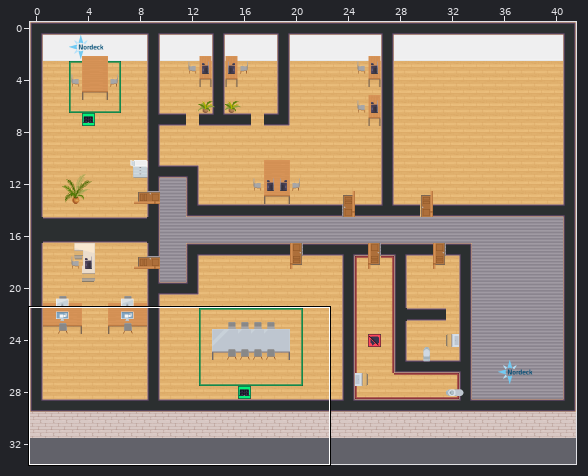
Two versions of a level (Tiled map (JSON), map.tmj). The first picture is a wide view before the edit; the outline marks the close-up.
Close-up. Old version:
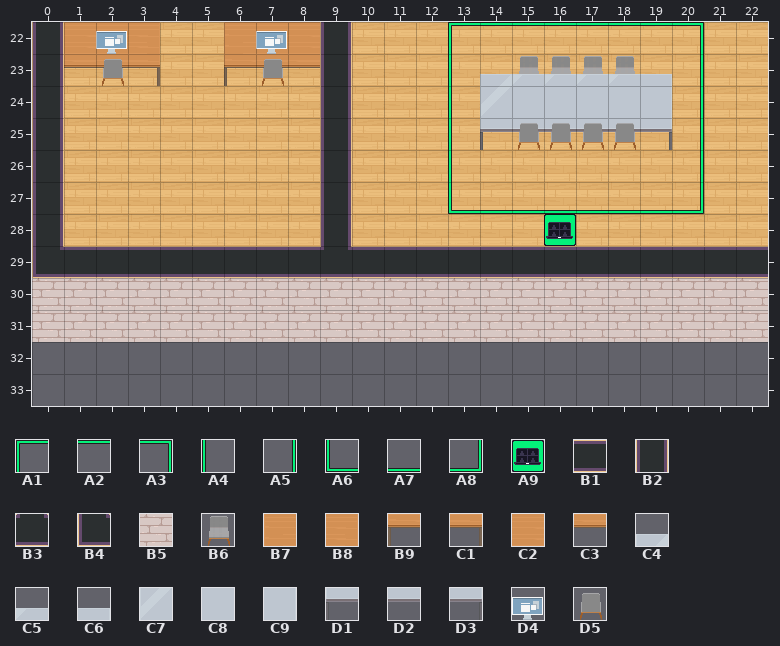
Cells are 32x32 px. Shown: x 0..22, y 22..33. The commit also changed other parts of the map, which this record leaves out. The old version is drawn lined up with the new one.
Key: from "Chunk 1": A1 4, A2 5, A3 6, A4 7, A5 8, A6 9, A7 10, A8 11, A9 12, B1 23, B2 26, B3 30, B4 32, B5 38, B6 40, B7 44, B8 45, B9 49, C1 50, C2 69, C3 70, C4 71, C5 72, C6 73, C7 74, C8 75, C9 76, D1 78, D2 79, D3 80, D4 100, D5 101.
__ is an empty cell.
Layers that did not change in this view are not listed.
Layer "floor/floor2" before, first column x 0:
22 __ __ __ __ __ __ __ __ __ __ __ __ __ A1 A2 A2 A2 A2 A2 A2 A3 __ __
23 __ __ __ __ __ __ __ __ __ __ __ __ __ A4 __ __ __ __ __ __ A5 __ __
24 __ __ __ __ __ __ __ __ __ __ __ __ __ A4 __ __ __ __ __ __ A5 __ __
25 __ __ __ __ __ __ __ __ __ __ __ __ __ A4 __ __ __ __ __ __ A5 __ __
26 __ __ __ __ __ __ __ __ __ __ __ __ __ A4 __ __ __ __ __ __ A5 __ __
27 __ __ __ __ __ __ __ __ __ __ __ __ __ A6 A7 A7 A7 A7 A7 A7 A8 __ __
28 __ __ __ __ __ __ __ __ __ __ __ __ __ __ __ __ A9 __ __ __ __ __ __
29 __ __ __ __ __ __ __ __ __ __ __ __ __ __ __ __ __ __ __ __ __ __ __
30 __ __ __ __ __ __ __ __ __ __ __ __ __ __ __ __ __ __ __ __ __ __ __
31 __ __ __ __ __ __ __ __ __ __ __ __ __ __ __ __ __ __ __ __ __ __ __
32 __ __ __ __ __ __ __ __ __ __ __ __ __ __ __ __ __ __ __ __ __ __ __
33 __ __ __ __ __ __ __ __ __ __ __ __ __ __ __ __ __ __ __ __ __ __ __
Layer "walls/walls1" before, first column x 0:
22 B2 __ __ __ __ __ __ __ __ B2 __ __ __ __ __ __ __ __ __ __ __ __ __
23 B2 __ __ __ __ __ __ __ __ B2 __ __ __ __ __ __ __ __ __ __ __ __ __
24 B2 __ __ __ __ __ __ __ __ B2 __ __ __ __ __ __ __ __ __ __ __ __ __
25 B2 __ __ __ __ __ __ __ __ B2 __ __ __ __ __ __ __ __ __ __ __ __ __
26 B2 __ __ __ __ __ __ __ __ B2 __ __ __ __ __ __ __ __ __ __ __ __ __
27 B2 __ __ __ __ __ __ __ __ B2 __ __ __ __ __ __ __ __ __ __ __ __ __
28 B2 __ __ __ __ __ __ __ __ B2 __ __ __ __ __ __ __ __ __ __ __ __ __
29 B4 B1 B1 B1 B1 B1 B1 B1 B1 B3 B1 B1 B1 B1 B1 B1 B1 B1 B1 B1 B1 B1 B1
30 B5 B5 B5 B5 B5 B5 B5 B5 B5 B5 B5 B5 B5 B5 B5 B5 B5 B5 B5 B5 B5 B5 B5
31 B5 B5 B5 B5 B5 B5 B5 B5 B5 B5 B5 B5 B5 B5 B5 B5 B5 B5 B5 B5 B5 B5 B5
32 __ __ __ __ __ __ __ __ __ __ __ __ __ __ __ __ __ __ __ __ __ __ __
33 __ __ __ __ __ __ __ __ __ __ __ __ __ __ __ __ __ __ __ __ __ __ __
Layer "furniture/Furniture" before, first column x 0:
22 __ C2 C2 B8 __ __ B7 C2 C2 __ __ __ __ __ __ __ __ __ __ __ __ __ __
23 __ C3 C3 C1 __ __ B9 C3 C3 __ __ __ __ __ C4 C5 C5 C5 C5 C6 __ __ __
24 __ __ __ __ __ __ __ __ __ __ __ __ __ __ C7 C8 C8 C8 C8 C9 __ __ __
25 __ __ __ __ __ __ __ __ __ __ __ __ __ __ D1 D2 D2 D2 D2 D3 __ __ __
26 __ __ __ __ __ __ __ __ __ __ __ __ __ __ __ __ __ __ __ __ __ __ __
27 __ __ __ __ __ __ __ __ __ __ __ __ __ __ __ __ __ __ __ __ __ __ __
28 __ __ __ __ __ __ __ __ __ __ __ __ __ __ __ __ __ __ __ __ __ __ __
29 __ __ __ __ __ __ __ __ __ __ __ __ __ __ __ __ __ __ __ __ __ __ __
30 __ __ __ __ __ __ __ __ __ __ __ __ __ __ __ __ __ __ __ __ __ __ __
31 __ __ __ __ __ __ __ __ __ __ __ __ __ __ __ __ __ __ __ __ __ __ __
32 __ __ __ __ __ __ __ __ __ __ __ __ __ __ __ __ __ __ __ __ __ __ __
33 __ __ __ __ __ __ __ __ __ __ __ __ __ __ __ __ __ __ __ __ __ __ __
Layer "furniture/Furniture2" before, first column x 0:
22 __ __ D4 __ __ __ __ D4 __ __ __ __ __ __ __ __ __ __ __ __ __ __ __
23 __ __ D5 __ __ __ __ D5 __ __ __ __ __ __ __ __ __ __ __ __ __ __ __
24 __ __ __ __ __ __ __ __ __ __ __ __ __ __ __ __ __ __ __ __ __ __ __
25 __ __ __ __ __ __ __ __ __ __ __ __ __ __ __ D5 D5 D5 D5 __ __ __ __
26 __ __ __ __ __ __ __ __ __ __ __ __ __ __ __ __ __ __ __ __ __ __ __
27 __ __ __ __ __ __ __ __ __ __ __ __ __ __ __ __ __ __ __ __ __ __ __
28 __ __ __ __ __ __ __ __ __ __ __ __ __ __ __ __ __ __ __ __ __ __ __
29 __ __ __ __ __ __ __ __ __ __ __ __ __ __ __ __ __ __ __ __ __ __ __
30 __ __ __ __ __ __ __ __ __ __ __ __ __ __ __ __ __ __ __ __ __ __ __
31 __ __ __ __ __ __ __ __ __ __ __ __ __ __ __ __ __ __ __ __ __ __ __
32 __ __ __ __ __ __ __ __ __ __ __ __ __ __ __ __ __ __ __ __ __ __ __
33 __ __ __ __ __ __ __ __ __ __ __ __ __ __ __ __ __ __ __ __ __ __ __
Now the later version:
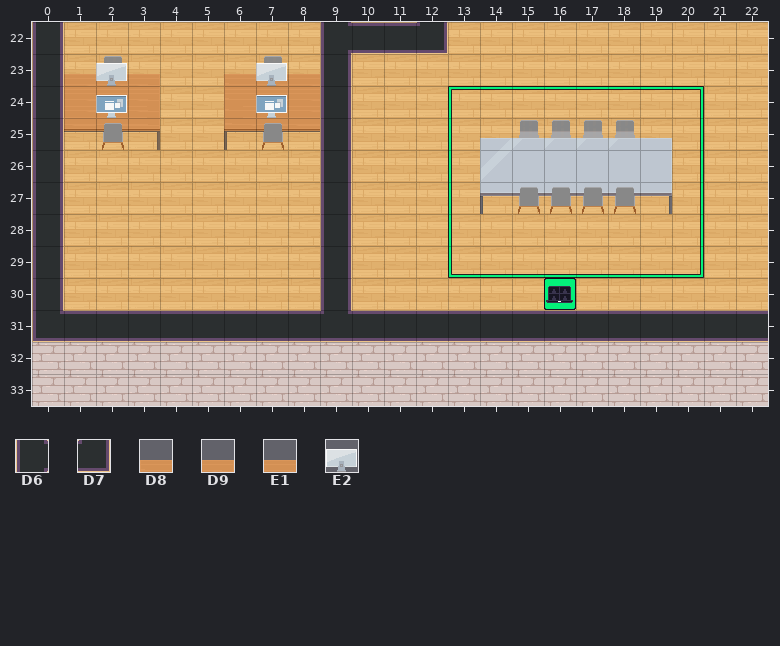
Further tiles: from "Chunk 1": D6 29, D7 31, D8 41, D9 42, E1 68, E2 99.
Change:
map size 42x32 -> 42x34 cells
Layer "floor/floor2":
Tile A4 becomes tile A1 in row 24 at x 13.
The author put tile A2 in row 24 at x 14 to 19.
Tile A5 becomes tile A3 in row 24 at x 20.
Tile A6 becomes tile A4 in row 27 at x 13.
The author put tile A4 in row 28 at x 13.
Tile A8 becomes tile A5 in row 27 at x 20.
The author put tile A5 in row 28 at x 20.
The author put tile A6 in row 29 at x 13.
The author put tile A7 in row 29 at x 14 to 19.
The author put tile A8 in row 29 at x 20.
The author put tile A9 in row 30 at x 16.
Tile A1 is removed in row 22 at x 13.
Tile A2 is removed in row 22 at x 14 to 19.
Tile A3 is removed in row 22 at x 20.
Tile A4 is removed in row 23 at x 13.
Tile A5 is removed in row 23 at x 20.
Tile A7 is removed in row 27 at x 14 to 19.
Tile A9 is removed in row 28 at x 16.
Layer "walls/walls1":
Tile B5 becomes tile B1 in row 31 at x 1 to 8 and 10 to 22.
The author put tile B1 in row 22 at x 10 to 11.
Tile B3 becomes tile B2 in row 29 at x 9.
Tile B4 becomes tile B2 in row 29 at x 0.
Tile B5 becomes tile B2 in row 30 at x 0 and 9.
Tile B5 becomes tile B3 in row 31 at x 9.
Tile B5 becomes tile B4 in row 31 at x 0.
The author put tile B5 in rows 32 to 33 at x 0 to 22.
Tile B2 becomes tile D6 in row 22 at x 9.
The author put tile D7 in row 22 at x 12.
Tile B1 is removed in row 29 at x 1 to 8 and 10 to 22.
Tile B5 is removed in row 30 at x 1 to 8 and 10 to 22.
Layer "furniture/Furniture3":
The author put tile B6 in row 23 at x 2 and 7; in row 25 at x 15 to 18.
Tile B6 is removed in row 23 at x 15 to 18.
Layer "furniture/Furniture":
The author put tile B7 in row 24 at x 6.
The author put tile B8 in row 24 at x 3.
The author put tile B9 in row 25 at x 6.
The author put tile C1 in row 25 at x 3.
The author put tile C2 in row 24 at x 1 to 2 and 7 to 8.
The author put tile C3 in row 25 at x 1 to 2 and 7 to 8.
Tile D1 becomes tile C4 in row 25 at x 14.
Tile D2 becomes tile C5 in row 25 at x 15 to 18.
Tile D3 becomes tile C6 in row 25 at x 19.
The author put tile C7 in row 26 at x 14.
The author put tile C8 in row 26 at x 15 to 18.
The author put tile C9 in row 26 at x 19.
The author put tile D1 in row 27 at x 14.
The author put tile D2 in row 27 at x 15 to 18.
The author put tile D3 in row 27 at x 19.
Tile B9 becomes tile D8 in row 23 at x 6.
Tile C1 becomes tile D9 in row 23 at x 3.
Tile C3 becomes tile E1 in row 23 at x 1 to 2 and 7 to 8.
Tile B7 is removed in row 22 at x 6.
Tile B8 is removed in row 22 at x 3.
Tile C2 is removed in row 22 at x 1 to 2 and 7 to 8.
Tile C4 is removed in row 23 at x 14.
Tile C5 is removed in row 23 at x 15 to 18.
Tile C6 is removed in row 23 at x 19.
Tile C7 is removed in row 24 at x 14.
Tile C8 is removed in row 24 at x 15 to 18.
Tile C9 is removed in row 24 at x 19.
Layer "furniture/Furniture2":
The author put tile D4 in row 24 at x 2 and 7.
The author put tile D5 in row 25 at x 2 and 7; in row 27 at x 15 to 18.
Tile D5 becomes tile E2 in row 23 at x 2 and 7.
Tile D4 is removed in row 22 at x 2 and 7.
Tile D5 is removed in row 25 at x 15 to 18.
